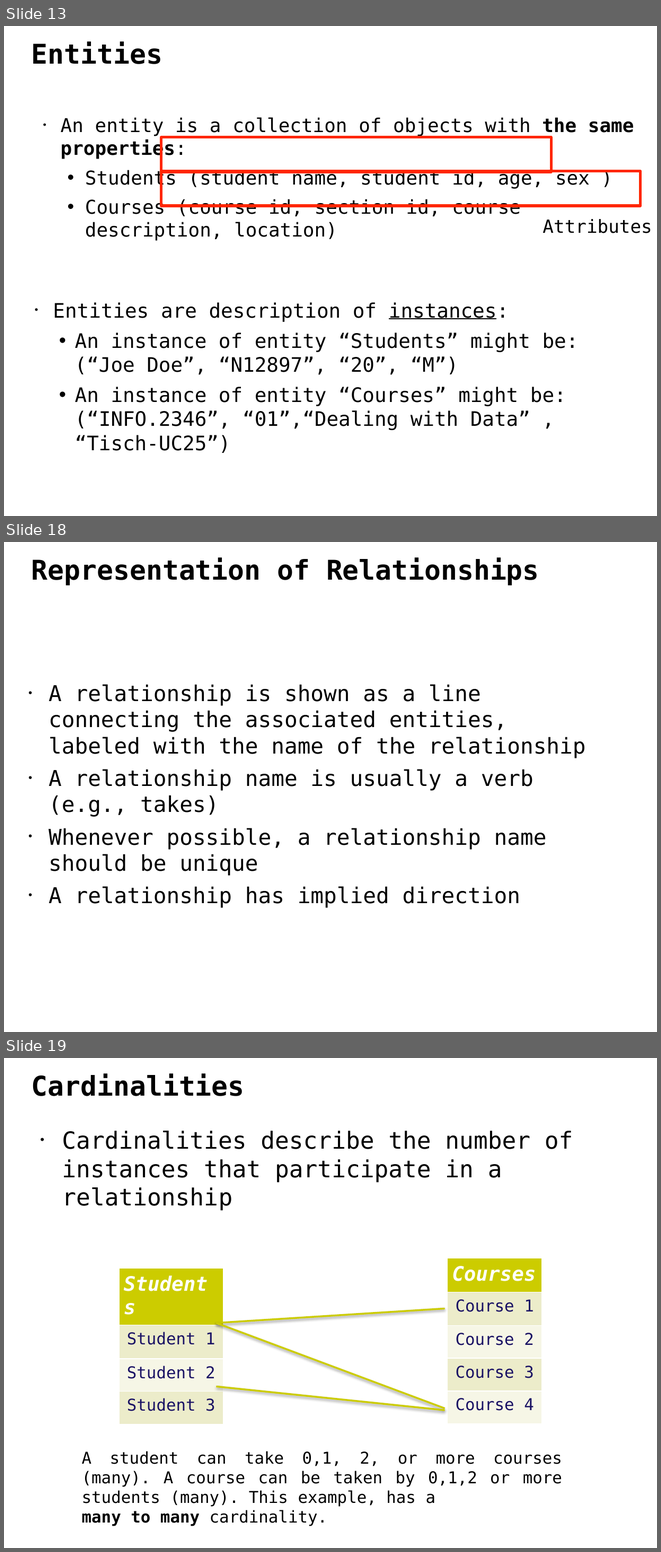
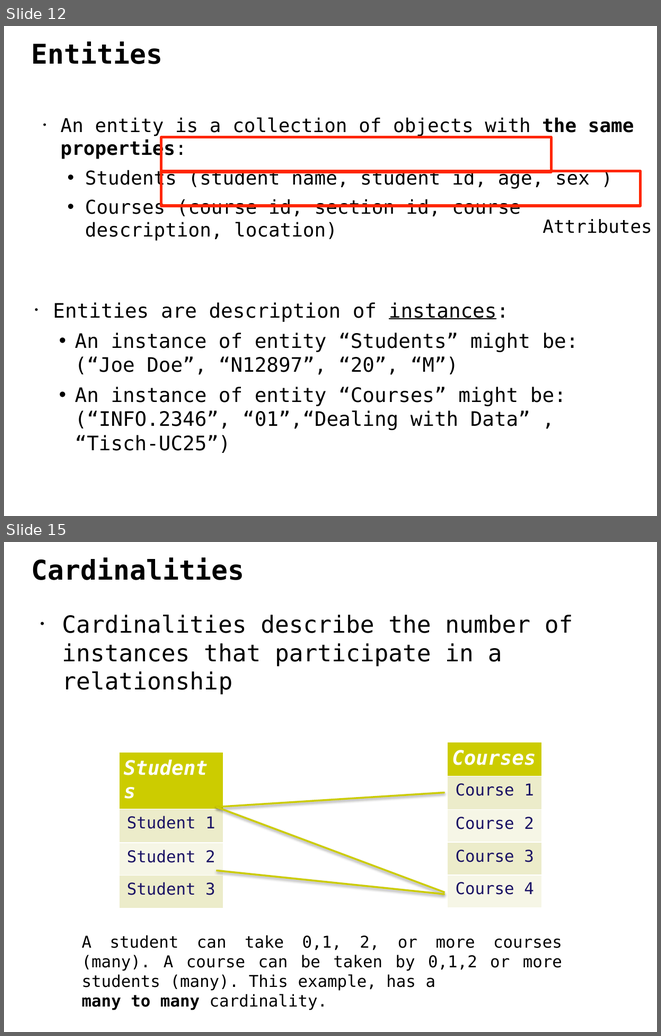
Before and after one commit to ipeirotis/dealing_with_data, a slide deck: 3-SQL/A-ER_modeling-1.pptx. Shown one above the other, each under a label of ours: slides 13, 18 and 19 before the commit, slides 12 and 15 after it; the slides between them are not shown. The pictures are 661x1552 and 661x1036 pixels, drawn with LibreOffice and Linux fonts; fonts in the diff are those of the drawing. Boxes give left, top, right and bottom in pixels: in the first picture for what was removed or moved away, otherwise in the second. Text is boxed around its words. In the diff, an @@ line names an element or a change of style, - is before the commit and + after.

```diff
--- a/3-SQL/A-ER_modeling-1.pptx
+++ b/3-SQL/A-ER_modeling-1.pptx
@@ slide 18 removed at (4,542,657,1032), background #FFFFFF @@
@@ text removed at (32,558,539,585) @@
-Representation of Relationships
@@ text removed at (49,684,586,908) @@
-• A relationship is shown as a line connecting the associated entities, labeled with the name of the relationship
-• A relationship name is usually a verb (e.g., takes)
-• Whenever possible, a relationship name should be unique
-• A relationship has implied direction
@@ what was slide 13 is now slide 12 @@
@@ what was slide 19 is now slide 15 @@
```
Also in this commit, not shown: 7 slides changed, 3 other slides removed, 5 other files.
